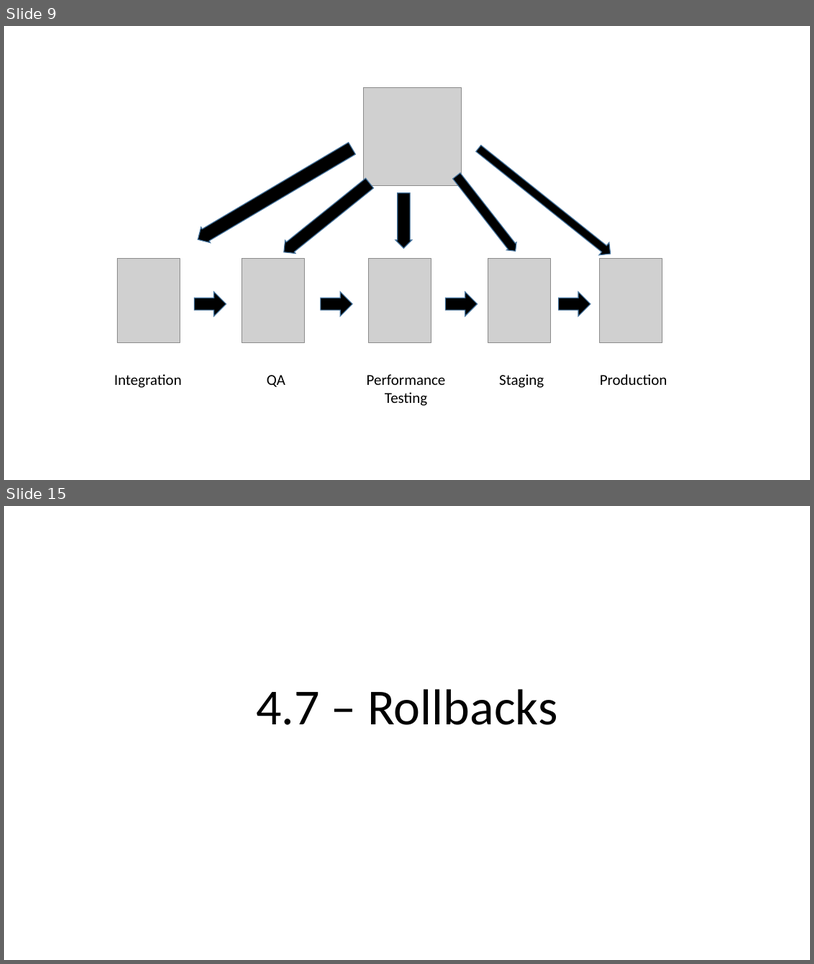
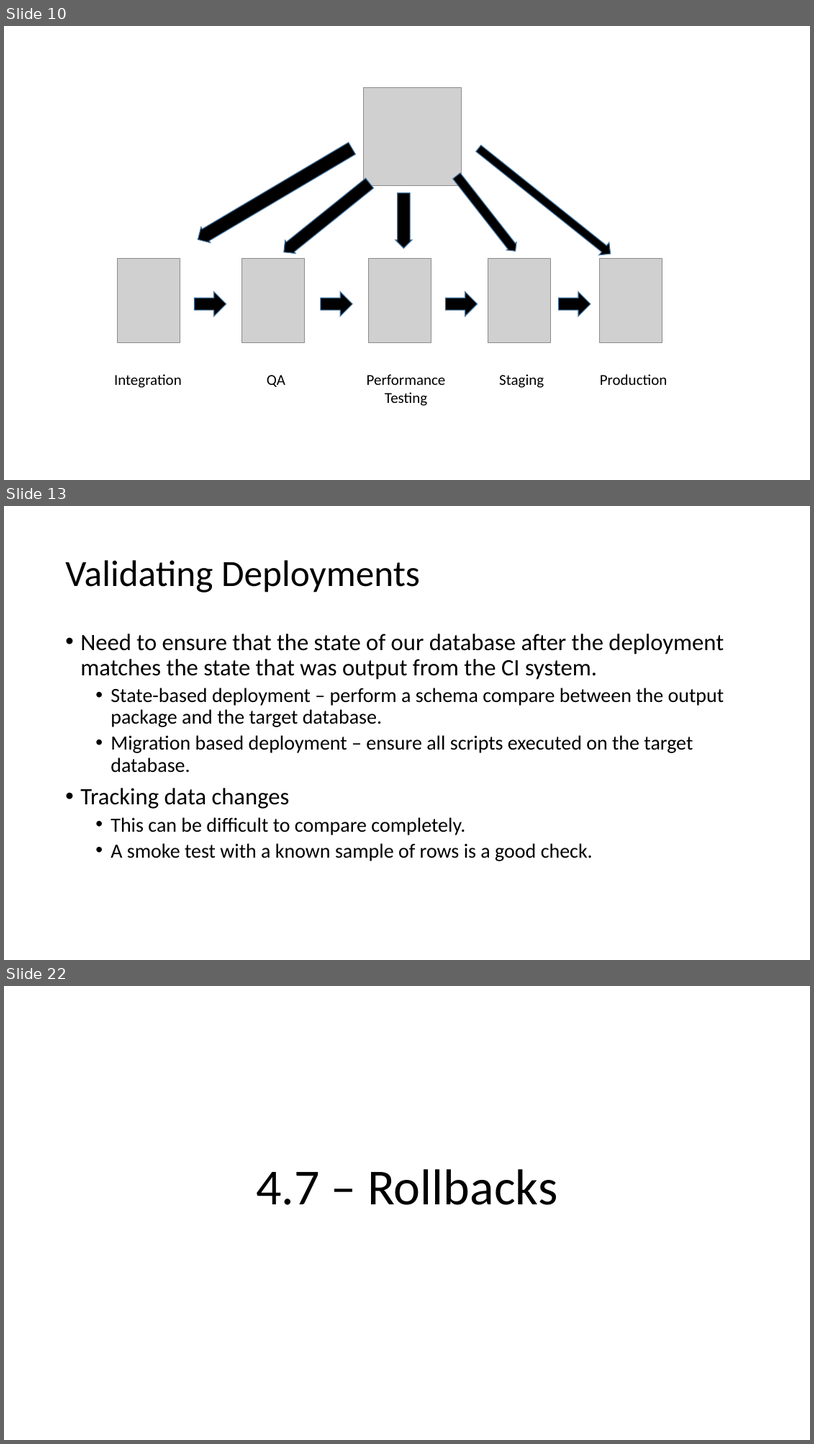
Before and after one commit to way0utwest/DatabaseDevOpsMS, a slide deck: Section 3 - Release Management/Section3-ReleaseManagement.pptx. Shown one above the other, each under a label of ours: slides 9 and 15 before the commit, slides 10, 13 and 22 after it; the slides between them are not shown. The pictures are 814x964 and 814x1444 pixels, drawn with LibreOffice and Linux fonts; fonts in the diff are those of the drawing; grey boxes stand for pictures. Boxes give left, top, right and bottom in pixels: in the first picture for what was removed or moved away, otherwise in the second. Text is boxed around its words. In the diff, an @@ line names an element or a change of style, - is before the commit and + after.

```diff
--- a/Section 3 - Release Management/Section3-ReleaseManagement.pptx
+++ b/Section 3 - Release Management/Section3-ReleaseManagement.pptx
@@ slide 13 added at (x1=4, y1=506, x2=810, y2=960), background #FFFFFF @@
@@ title added at (x1=65, y1=560, x2=420, y2=592), 44 pt, text #000000 @@
+Validating Deployments
@@ text added at (x1=80, y1=633, x2=725, y2=861), 24 pt, text #000000 @@
+• Need to ensure that the state of our database after the deployment matches the state that was output from the CI system.
+  • State-based deployment – perform a schema compare between the output package and the target database.
+  • Migration based deployment – ensure all scripts executed on the target database.
+• Tracking data changes
+  • This can be difficult to compare completely.
+  • A smoke test with a known sample of rows is a good check.
@@ what was slide 9 is now slide 10 @@
@@ what was slide 15 is now slide 22 @@
```
Also in this commit, not shown: 8 slides changed, 11 other slides added, 1 slide removed, 3 other files.
